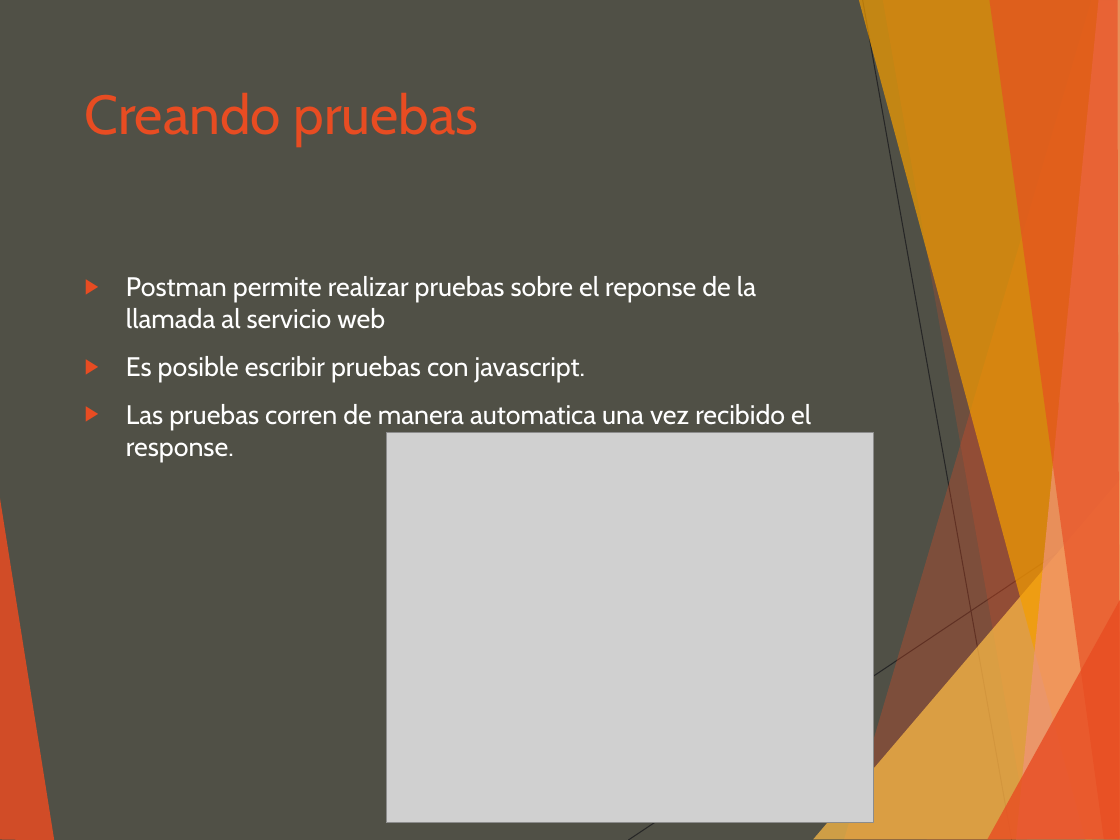
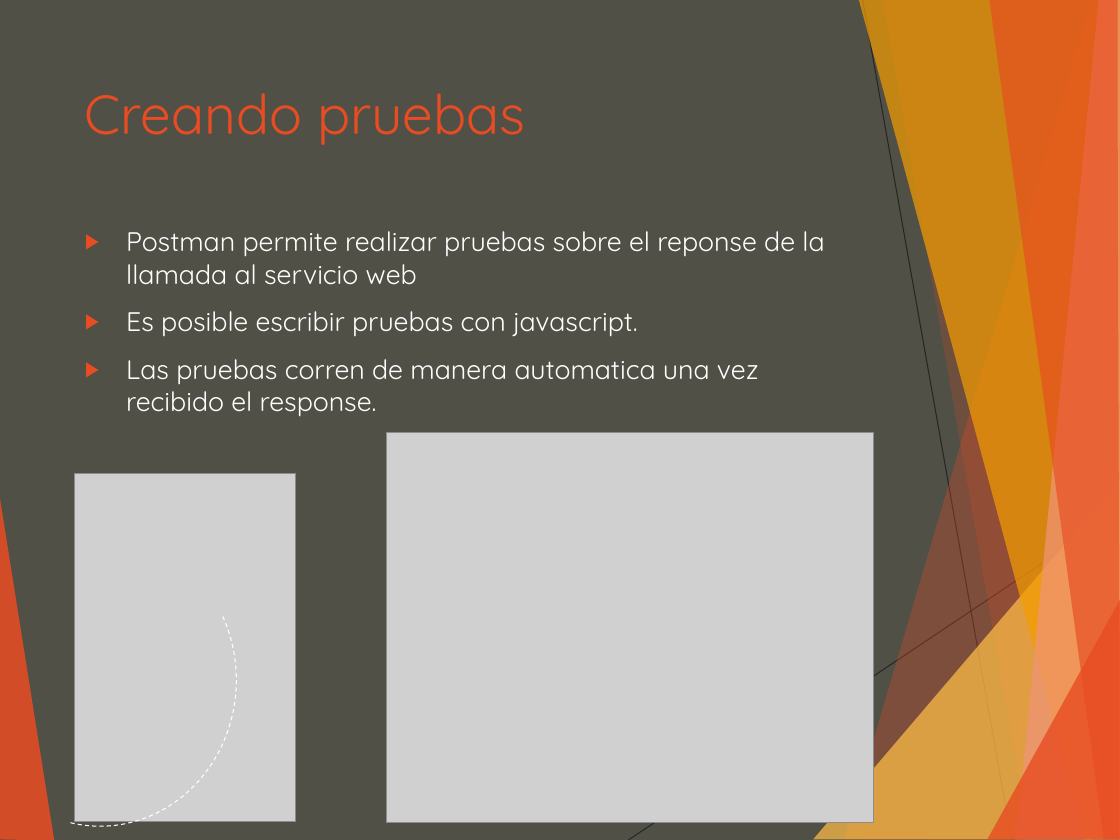
Before and after one commit to luisgepeto/PostmanCourse, a slide deck: slide 25 of Presentacion.ppt. Drawn at 1120x840 pixels with LibreOffice and Linux fonts; fonts in the diff are those of the drawing; grey boxes stand for pictures. Boxes give left, top, right and bottom in pixels: in the first picture for what was removed or moved away, otherwise in the second. Text is boxed around its words. In the diff, an @@ line names an element or a change of style, - is before the commit and + after.

```diff
--- a/Presentacion.ppt
+++ b/Presentacion.ppt
@@ text "Creando pruebas" at <box>85,93,525,145</box>: font Cabin to Quicksand @@
@@ text "Postman permite realizar pruebas sobre ..." at <box>126,231,824,417</box>: font Cabin to Quicksand @@
@@ text "Postman permite realizar pruebas sobre ...": place and size @@
-text "Postman permite realizar pruebas sobre ..." at <box>126,276,811,462</box>
+text "Postman permite realizar pruebas sobre ..." at <box>126,231,824,417</box>
@@ picture added at <box>74,474,296,822</box> @@
@@ freeform shape added at <box>0,534,236,826</box>, outline #FFFFFF 0.74 pt dashed @@
```
Also in this commit, not shown: 27 other slides changed, 4 other files.
